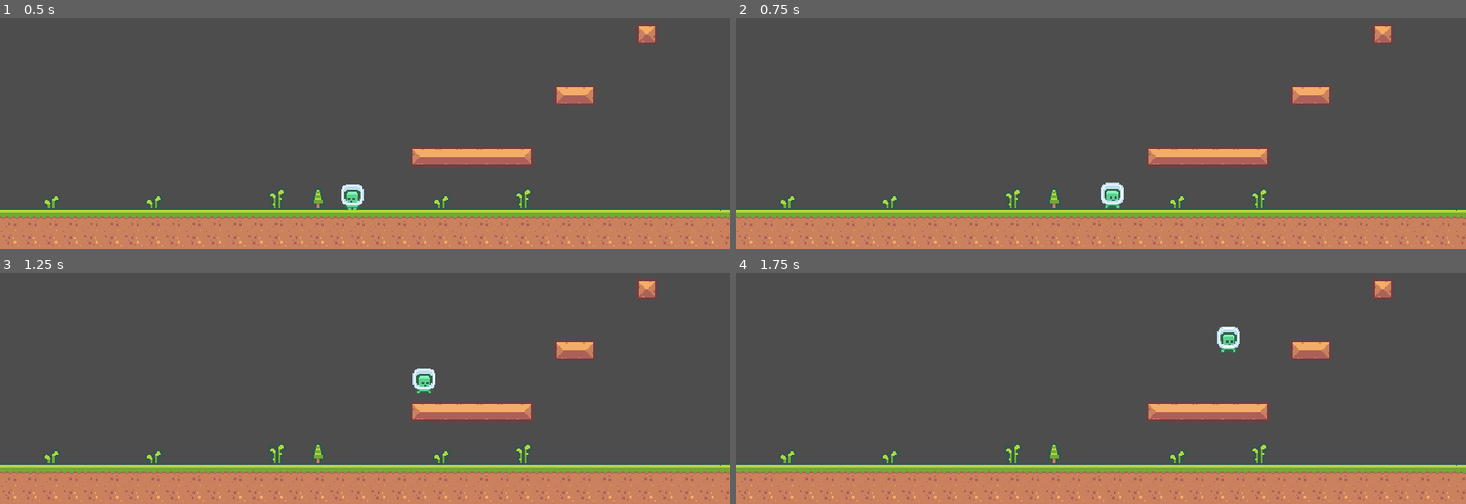
Above: before the commit, frames 1-4 (two rows, left to right).
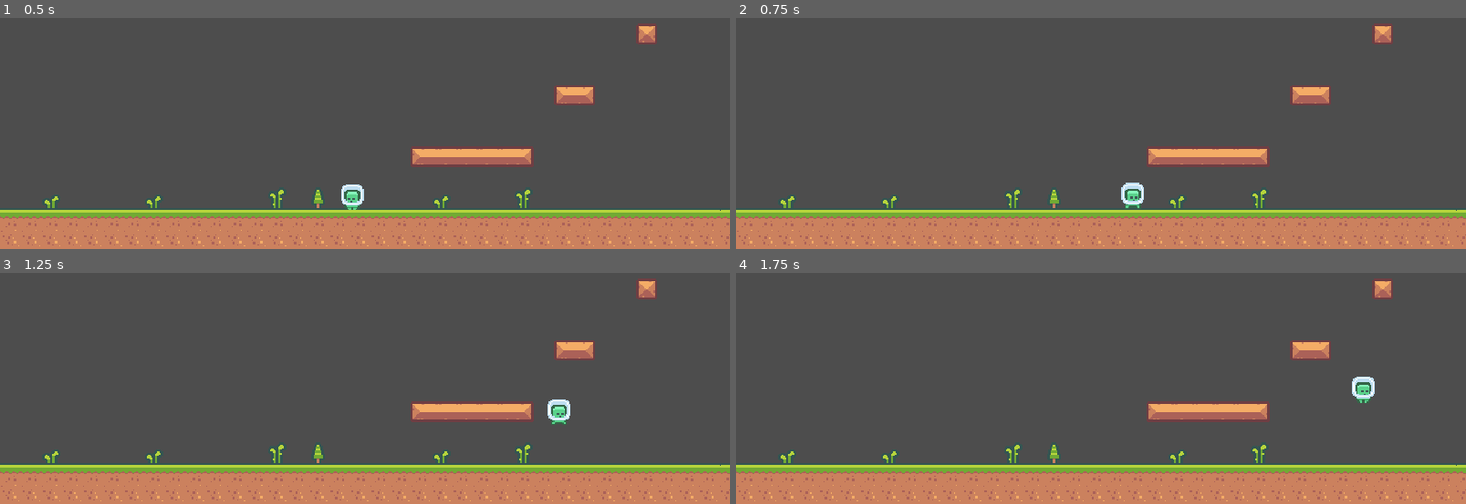
Above: after the commit, the same moments.

Repository: jrenato/pixel_platform
Game: Godot game, scene res://assets/world/world.tscn
The game is run twice, just before and just after one commit, with the same random seed, the same clock (stepped at 60 frames per second) and the same inputs.
Inputs:
- Up to frame 1 (0.5 s): no input
- Up to frame 2 (0.75 s): tap Enter at 0.5 s; hold D (move_right) from 0.53 s (still down); tap E (dash, bound only after the commit) at 0.6 s
- Up to frame 3 (1.25 s): keep holding D (move_right); tap Space (jump) at 0.77, 1.07 s; tap Alt (dash, bound only before the commit) at 0.8 s
- Up to frame 4 (1.75 s): keep holding D (move_right); tap Alt (dash, bound only before the commit) at 1.35 s; tap Space (jump) at 1.52 s; tap Shift (run) at 1.55 s

Frame 1 is identical in both runs. In frame 2, 0.6% of the frame differs, in the area x 50-56%, y 71-83%; in frame 3, 0.6%; in frame 4, 0.6%, in the area x 65-88%, y 23-57%.

Commit message:
Added skins support

Diff:
--- a/assets/player/player.gd
+++ b/assets/player/player.gd
@@ -9,15 +9,43 @@
 @onready var animations : AnimatedSprite2D = $animations
 @onready var states : StateManager = $state_manager
 
+@onready var green_skin : SpriteFrames = load("res://assets/player/skins/PlayerGreenSkin.tres")
+@onready var blue_skin : SpriteFrames = load("res://assets/player/skins/PlayerBlueSkin.tres")
+@onready var orange_skin : SpriteFrames = load("res://assets/player/skins/PlayerOrangeSkin.tres")
+@onready var pink_skin : SpriteFrames = load("res://assets/player/skins/PlayerPinkSkin.tres")
+@onready var yellow_skin : SpriteFrames = load("res://assets/player/skins/PlayerYellowSkin.tres")
+
+@onready var skins = [green_skin, blue_skin, orange_skin, pink_skin, yellow_skin]
+
+var current_skin = 0
 
 func _ready() -> void:
 	# Initialize the state machine, passing a reference of the player to the states,
 	# that way they can move and react accordingly
 	states.init(self)
+	animations.frames = skins[0]
 
 
 func _unhandled_input(event: InputEvent) -> void:
-	states.input(event)
+	var handled = false
+
+	if Input.is_action_just_pressed("cycle_skin"):
+		handled = true
+		cycle_skin()
+
+	if not handled:
+		states.input(event)
+
+
+func cycle_skin() -> void:
+	if current_skin == skins.size() - 1:
+		# Go back to the first one
+		current_skin = 0
+	else:
+		# Move to the next skin
+		current_skin += 1
+
+	animations.frames = skins[current_skin]
 
 
 func _physics_process(delta: float) -> void:
--- a/assets/player/player.tscn
+++ b/assets/player/player.tscn
@@ -1,7 +1,7 @@
-[gd_scene load_steps=20 format=3 uid="uid://c7nb0m3fqashk"]
+[gd_scene load_steps=11 format=3 uid="uid://ctql7jtc7a15i"]
 
 [ext_resource type="Script" path="res://assets/player/player.gd" id="1_e6etg"]
-[ext_resource type="Texture2D" uid="uid://df6t71d65760p" path="res://assets/images/characters_packed.png" id="2_cbaoc"]
+[ext_resource type="SpriteFrames" uid="uid://bkfle85nqouvj" path="res://assets/player/skins/PlayerGreenSkin.tres" id="2_17vh0"]
 [ext_resource type="PackedScene" uid="uid://dlyjjygyhdxmc" path="res://assets/player/states/state_manager.tscn" id="3_i74eb"]
 [ext_resource type="Script" path="res://assets/player/states/idle.gd" id="4_rmbbq"]
 [ext_resource type="Script" path="res://assets/player/states/walk.gd" id="5_1t6yd"]
@@ -14,71 +14,6 @@
 radius = 5.0
 height = 17.0
 
-[sub_resource type="AtlasTexture" id="AtlasTexture_4k1wp"]
-atlas = ExtResource("2_cbaoc")
-region = Rect2(24, 0, 24, 24)
-
-[sub_resource type="AtlasTexture" id="AtlasTexture_i16j7"]
-atlas = ExtResource("2_cbaoc")
-region = Rect2(0, 0, 24, 24)
-
-[sub_resource type="AtlasTexture" id="AtlasTexture_t02m6"]
-atlas = ExtResource("2_cbaoc")
-region = Rect2(0, 0, 24, 24)
-
-[sub_resource type="AtlasTexture" id="AtlasTexture_qrdl2"]
-atlas = ExtResource("2_cbaoc")
-region = Rect2(24, 0, 24, 24)
-
-[sub_resource type="AtlasTexture" id="AtlasTexture_gygiq"]
-atlas = ExtResource("2_cbaoc")
-region = Rect2(24, 0, 24, 24)
-
-[sub_resource type="AtlasTexture" id="AtlasTexture_ndwim"]
-atlas = ExtResource("2_cbaoc")
-region = Rect2(0, 0, 24, 24)
-
-[sub_resource type="AtlasTexture" id="AtlasTexture_ow083"]
-atlas = ExtResource("2_cbaoc")
-region = Rect2(24, 0, 24, 24)
-
-[sub_resource type="AtlasTexture" id="AtlasTexture_c458m"]
-atlas = ExtResource("2_cbaoc")
-region = Rect2(0, 0, 24, 24)
-
-[sub_resource type="SpriteFrames" id="SpriteFrames_ro1ay"]
-animations = [{
-"frames": [SubResource("AtlasTexture_4k1wp")],
-"loop": false,
-"name": &"dash",
-"speed": 5.0
-}, {
-"frames": [SubResource("AtlasTexture_i16j7")],
-"loop": false,
-"name": &"fall",
-"speed": 5.0
-}, {
-"frames": [SubResource("AtlasTexture_t02m6")],
-"loop": false,
-"name": &"idle",
-"speed": 5.0
-}, {
-"frames": [SubResource("AtlasTexture_qrdl2")],
-"loop": false,
-"name": &"jump",
-"speed": 5.0
-}, {
-"frames": [SubResource("AtlasTexture_gygiq"), SubResource("AtlasTexture_ndwim")],
-"loop": true,
-"name": &"run",
-"speed": 10.0
-}, {
-"frames": [SubResource("AtlasTexture_ow083"), SubResource("AtlasTexture_c458m")],
-"loop": true,
-"name": &"walk",
-"speed": 5.0
-}]
-
 [node name="Player" type="CharacterBody2D"]
 script = ExtResource("1_e6etg")
 
@@ -87,7 +22,7 @@
 shape = SubResource("CapsuleShape2D_if3x5")
 
 [node name="animations" type="AnimatedSprite2D" parent="."]
-frames = SubResource("SpriteFrames_ro1ay")
+frames = ExtResource("2_17vh0")
 animation = &"fall"
 
 [node name="state_manager" parent="." instance=ExtResource("3_i74eb")]
--- /dev/null
+++ b/assets/player/skins/PlayerBlueSkin.tres
@@ -0,0 +1,68 @@
+[gd_resource type="SpriteFrames" load_steps=10 format=3 uid="uid://6ien8w2u202o"]
+
+[ext_resource type="Texture2D" uid="uid://df6t71d65760p" path="res://assets/images/characters_packed.png" id="1_180he"]
+
+[sub_resource type="AtlasTexture" id="AtlasTexture_ynoyx"]
+atlas = ExtResource("1_180he")
+region = Rect2(72, 0, 24, 24)
+
+[sub_resource type="AtlasTexture" id="AtlasTexture_0888c"]
+atlas = ExtResource("1_180he")
+region = Rect2(48, 0, 24, 24)
+
+[sub_resource type="AtlasTexture" id="AtlasTexture_ijw6r"]
+atlas = ExtResource("1_180he")
+region = Rect2(48, 0, 24, 24)
+
+[sub_resource type="AtlasTexture" id="AtlasTexture_q5kpv"]
+atlas = ExtResource("1_180he")
+region = Rect2(72, 0, 24, 24)
+
+[sub_resource type="AtlasTexture" id="AtlasTexture_jnfhq"]
+atlas = ExtResource("1_180he")
+region = Rect2(72, 0, 24, 24)
+
+[sub_resource type="AtlasTexture" id="AtlasTexture_arpgg"]
+atlas = ExtResource("1_180he")
+region = Rect2(48, 0, 24, 24)
+
+[sub_resource type="AtlasTexture" id="AtlasTexture_57gv5"]
+atlas = ExtResource("1_180he")
+region = Rect2(72, 0, 24, 24)
+
+[sub_resource type="AtlasTexture" id="AtlasTexture_wwm10"]
+atlas = ExtResource("1_180he")
+region = Rect2(48, 0, 24, 24)
+
+[resource]
+animations = [{
+"frames": [SubResource("AtlasTexture_ynoyx")],
+"loop": false,
+"name": &"dash",
+"speed": 5.0
+}, {
+"frames": [SubResource("AtlasTexture_0888c")],
+"loop": false,
+"name": &"fall",
+"speed": 5.0
+}, {
+"frames": [SubResource("AtlasTexture_ijw6r")],
+"loop": false,
+"name": &"idle",
+"speed": 5.0
+}, {
+"frames": [SubResource("AtlasTexture_q5kpv")],
+"loop": false,
+"name": &"jump",
+"speed": 5.0
+}, {
+"frames": [SubResource("AtlasTexture_jnfhq"), SubResource("AtlasTexture_arpgg")],
+"loop": true,
+"name": &"run",
+"speed": 10.0
+}, {
+"frames": [SubResource("AtlasTexture_57gv5"), SubResource("AtlasTexture_wwm10")],
+"loop": true,
+"name": &"walk",
+"speed": 5.0
+}]
--- /dev/null
+++ b/assets/player/skins/PlayerGreenSkin.tres
@@ -0,0 +1,68 @@
+[gd_resource type="SpriteFrames" load_steps=10 format=3 uid="uid://bkfle85nqouvj"]
+
+[ext_resource type="Texture2D" uid="uid://df6t71d65760p" path="res://assets/images/characters_packed.png" id="1_ywsvy"]
+
+[sub_resource type="AtlasTexture" id="AtlasTexture_4k1wp"]
+atlas = ExtResource("1_ywsvy")
+region = Rect2(24, 0, 24, 24)
+
+[sub_resource type="AtlasTexture" id="AtlasTexture_i16j7"]
+atlas = ExtResource("1_ywsvy")
+region = Rect2(0, 0, 24, 24)
+
+[sub_resource type="AtlasTexture" id="AtlasTexture_t02m6"]
+atlas = ExtResource("1_ywsvy")
+region = Rect2(0, 0, 24, 24)
+
+[sub_resource type="AtlasTexture" id="AtlasTexture_qrdl2"]
+atlas = ExtResource("1_ywsvy")
+region = Rect2(24, 0, 24, 24)
+
+[sub_resource type="AtlasTexture" id="AtlasTexture_gygiq"]
+atlas = ExtResource("1_ywsvy")
+region = Rect2(24, 0, 24, 24)
+
+[sub_resource type="AtlasTexture" id="AtlasTexture_ndwim"]
+atlas = ExtResource("1_ywsvy")
+region = Rect2(0, 0, 24, 24)
+
+[sub_resource type="AtlasTexture" id="AtlasTexture_ow083"]
+atlas = ExtResource("1_ywsvy")
+region = Rect2(24, 0, 24, 24)
+
+[sub_resource type="AtlasTexture" id="AtlasTexture_c458m"]
+atlas = ExtResource("1_ywsvy")
+region = Rect2(0, 0, 24, 24)
+
+[resource]
+animations = [{
+"frames": [SubResource("AtlasTexture_4k1wp")],
+"loop": false,
+"name": &"dash",
+"speed": 5.0
+}, {
+"frames": [SubResource("AtlasTexture_i16j7")],
+"loop": false,
+"name": &"fall",
+"speed": 5.0
+}, {
+"frames": [SubResource("AtlasTexture_t02m6")],
+"loop": false,
+"name": &"idle",
+"speed": 5.0
+}, {
+"frames": [SubResource("AtlasTexture_qrdl2")],
+"loop": false,
+"name": &"jump",
+"speed": 5.0
+}, {
+"frames": [SubResource("AtlasTexture_gygiq"), SubResource("AtlasTexture_ndwim")],
+"loop": true,
+"name": &"run",
+"speed": 10.0
+}, {
+"frames": [SubResource("AtlasTexture_ow083"), SubResource("AtlasTexture_c458m")],
+"loop": true,
+"name": &"walk",
+"speed": 5.0
+}]
--- /dev/null
+++ b/assets/player/skins/PlayerOrangeSkin.tres
@@ -0,0 +1,68 @@
+[gd_resource type="SpriteFrames" load_steps=10 format=3 uid="uid://b3t6od0o7qndl"]
+
+[ext_resource type="Texture2D" uid="uid://df6t71d65760p" path="res://assets/images/characters_packed.png" id="1_n83lo"]
+
+[sub_resource type="AtlasTexture" id="AtlasTexture_sr54b"]
+atlas = ExtResource("1_n83lo")
+region = Rect2(168, 0, 24, 24)
+
+[sub_resource type="AtlasTexture" id="AtlasTexture_4pgd5"]
+atlas = ExtResource("1_n83lo")
+region = Rect2(144, 0, 24, 24)
+
+[sub_resource type="AtlasTexture" id="AtlasTexture_i1t50"]
+atlas = ExtResource("1_n83lo")
+region = Rect2(144, 0, 24, 24)
+
+[sub_resource type="AtlasTexture" id="AtlasTexture_cexam"]
+atlas = ExtResource("1_n83lo")
+region = Rect2(168, 0, 24, 24)
+
+[sub_resource type="AtlasTexture" id="AtlasTexture_2w62q"]
+atlas = ExtResource("1_n83lo")
+region = Rect2(168, 0, 24, 24)
+
+[sub_resource type="AtlasTexture" id="AtlasTexture_ai6mb"]
+atlas = ExtResource("1_n83lo")
+region = Rect2(144, 0, 24, 24)
+
+[sub_resource type="AtlasTexture" id="AtlasTexture_2uaup"]
+atlas = ExtResource("1_n83lo")
+region = Rect2(168, 0, 24, 24)
+
+[sub_resource type="AtlasTexture" id="AtlasTexture_4oqd6"]
+atlas = ExtResource("1_n83lo")
+region = Rect2(144, 0, 24, 24)
+
+[resource]
+animations = [{
+"frames": [SubResource("AtlasTexture_sr54b")],
+"loop": false,
+"name": &"dash",
+"speed": 5.0
+}, {
+"frames": [SubResource("AtlasTexture_4pgd5")],
+"loop": false,
+"name": &"fall",
+"speed": 5.0
+}, {
+"frames": [SubResource("AtlasTexture_i1t50")],
+"loop": false,
+"name": &"idle",
+"speed": 5.0
+}, {
+"frames": [SubResource("AtlasTexture_cexam")],
+"loop": false,
+"name": &"jump",
+"speed": 5.0
+}, {
+"frames": [SubResource("AtlasTexture_2w62q"), SubResource("AtlasTexture_ai6mb")],
+"loop": true,
+"name": &"run",
+"speed": 10.0
+}, {
+"frames": [SubResource("AtlasTexture_2uaup"), SubResource("AtlasTexture_4oqd6")],
+"loop": true,
+"name": &"walk",
+"speed": 5.0
+}]
--- /dev/null
+++ b/assets/player/skins/PlayerPinkSkin.tres
@@ -0,0 +1,68 @@
+[gd_resource type="SpriteFrames" load_steps=10 format=3 uid="uid://dryf23mw6831m"]
+
+[ext_resource type="Texture2D" uid="uid://df6t71d65760p" path="res://assets/images/characters_packed.png" id="1_7ggoa"]
+
+[sub_resource type="AtlasTexture" id="AtlasTexture_5tpx5"]
+atlas = ExtResource("1_7ggoa")
+region = Rect2(120, 0, 24, 24)
+
+[sub_resource type="AtlasTexture" id="AtlasTexture_k1ny1"]
+atlas = ExtResource("1_7ggoa")
+region = Rect2(96, 0, 24, 24)
+
+[sub_resource type="AtlasTexture" id="AtlasTexture_qd3yf"]
+atlas = ExtResource("1_7ggoa")
+region = Rect2(96, 0, 24, 24)
+
+[sub_resource type="AtlasTexture" id="AtlasTexture_cr2v8"]
+atlas = ExtResource("1_7ggoa")
+region = Rect2(120, 0, 24, 24)
+
+[sub_resource type="AtlasTexture" id="AtlasTexture_bput3"]
+atlas = ExtResource("1_7ggoa")
+region = Rect2(120, 0, 24, 24)
+
+[sub_resource type="AtlasTexture" id="AtlasTexture_oe2ib"]
+atlas = ExtResource("1_7ggoa")
+region = Rect2(96, 0, 24, 24)
+
+[sub_resource type="AtlasTexture" id="AtlasTexture_nhoyy"]
+atlas = ExtResource("1_7ggoa")
+region = Rect2(120, 0, 24, 24)
+
+[sub_resource type="AtlasTexture" id="AtlasTexture_fnaaa"]
+atlas = ExtResource("1_7ggoa")
+region = Rect2(96, 0, 24, 24)
+
+[resource]
+animations = [{
+"frames": [SubResource("AtlasTexture_5tpx5")],
+"loop": false,
+"name": &"dash",
+"speed": 5.0
+}, {
+"frames": [SubResource("AtlasTexture_k1ny1")],
+"loop": false,
+"name": &"fall",
+"speed": 5.0
+}, {
+"frames": [SubResource("AtlasTexture_qd3yf")],
+"loop": false,
+"name": &"idle",
+"speed": 5.0
+}, {
+"frames": [SubResource("AtlasTexture_cr2v8")],
+"loop": false,
+"name": &"jump",
+"speed": 5.0
+}, {
+"frames": [SubResource("AtlasTexture_bput3"), SubResource("AtlasTexture_oe2ib")],
+"loop": true,
+"name": &"run",
+"speed": 10.0
+}, {
+"frames": [SubResource("AtlasTexture_nhoyy"), SubResource("AtlasTexture_fnaaa")],
+"loop": true,
+"name": &"walk",
+"speed": 5.0
+}]
--- /dev/null
+++ b/assets/player/skins/PlayerYellowSkin.tres
@@ -0,0 +1,68 @@
+[gd_resource type="SpriteFrames" load_steps=10 format=3 uid="uid://ct41s2kehh7q2"]
+
+[ext_resource type="Texture2D" uid="uid://df6t71d65760p" path="res://assets/images/characters_packed.png" id="1_ew1ad"]
+
+[sub_resource type="AtlasTexture" id="AtlasTexture_wbx56"]
+atlas = ExtResource("1_ew1ad")
+region = Rect2(24, 24, 24, 24)
+
+[sub_resource type="AtlasTexture" id="AtlasTexture_wlciy"]
+atlas = ExtResource("1_ew1ad")
+region = Rect2(0, 24, 24, 24)
+
+[sub_resource type="AtlasTexture" id="AtlasTexture_l4rnn"]
+atlas = ExtResource("1_ew1ad")
+region = Rect2(0, 24, 24, 24)
+
+[sub_resource type="AtlasTexture" id="AtlasTexture_4wq8e"]
+atlas = ExtResource("1_ew1ad")
+region = Rect2(24, 24, 24, 24)
+
+[sub_resource type="AtlasTexture" id="AtlasTexture_gov1b"]
+atlas = ExtResource("1_ew1ad")
+region = Rect2(24, 24, 24, 24)
+
+[sub_resource type="AtlasTexture" id="AtlasTexture_dnewx"]
+atlas = ExtResource("1_ew1ad")
+region = Rect2(0, 24, 24, 24)
+
+[sub_resource type="AtlasTexture" id="AtlasTexture_ytndh"]
+atlas = ExtResource("1_ew1ad")
+region = Rect2(24, 24, 24, 24)
+
+[sub_resource type="AtlasTexture" id="AtlasTexture_ekng2"]
+atlas = ExtResource("1_ew1ad")
+region = Rect2(0, 24, 24, 24)
+
+[resource]
+animations = [{
+"frames": [SubResource("AtlasTexture_wbx56")],
+"loop": false,
+"name": &"dash",
+"speed": 5.0
+}, {
+"frames": [SubResource("AtlasTexture_wlciy")],
+"loop": false,
+"name": &"fall",
+"speed": 5.0
+}, {
+"frames": [SubResource("AtlasTexture_l4rnn")],
+"loop": false,
+"name": &"idle",
+"speed": 5.0
+}, {
+"frames": [SubResource("AtlasTexture_4wq8e")],
+"loop": false,
+"name": &"jump",
+"speed": 5.0
+}, {
+"frames": [SubResource("AtlasTexture_gov1b"), SubResource("AtlasTexture_dnewx")],
+"loop": true,
+"name": &"run",
+"speed": 10.0
+}, {
+"frames": [SubResource("AtlasTexture_ytndh"), SubResource("AtlasTexture_ekng2")],
+"loop": true,
+"name": &"walk",
+"speed": 5.0
+}]
--- a/project.godot
+++ b/project.godot
@@ -101,7 +101,12 @@
 }
 dash={
 "deadzone": 0.5,
-"events": [Object(InputEventKey,"resource_local_to_scene":false,"resource_name":"","device":0,"window_id":0,"alt_pressed":false,"shift_pressed":false,"ctrl_pressed":false,"meta_pressed":false,"pressed":false,"keycode":0,"physical_keycode":4194328,"unicode":0,"echo":false,"script":null)
+"events": [Object(InputEventKey,"resource_local_to_scene":false,"resource_name":"","device":0,"window_id":0,"alt_pressed":false,"shift_pressed":false,"ctrl_pressed":false,"meta_pressed":false,"pressed":false,"keycode":0,"physical_keycode":69,"unicode":0,"echo":false,"script":null)
+]
+}
+cycle_skin={
+"deadzone": 0.5,
+"events": [Object(InputEventKey,"resource_local_to_scene":false,"resource_name":"","device":0,"window_id":0,"alt_pressed":false,"shift_pressed":false,"ctrl_pressed":false,"meta_pressed":false,"pressed":false,"keycode":0,"physical_keycode":4194306,"unicode":0,"echo":false,"script":null)
 ]
 }
 
Not shown: 1 places in assets/world/world.tscn that only renumber resources
